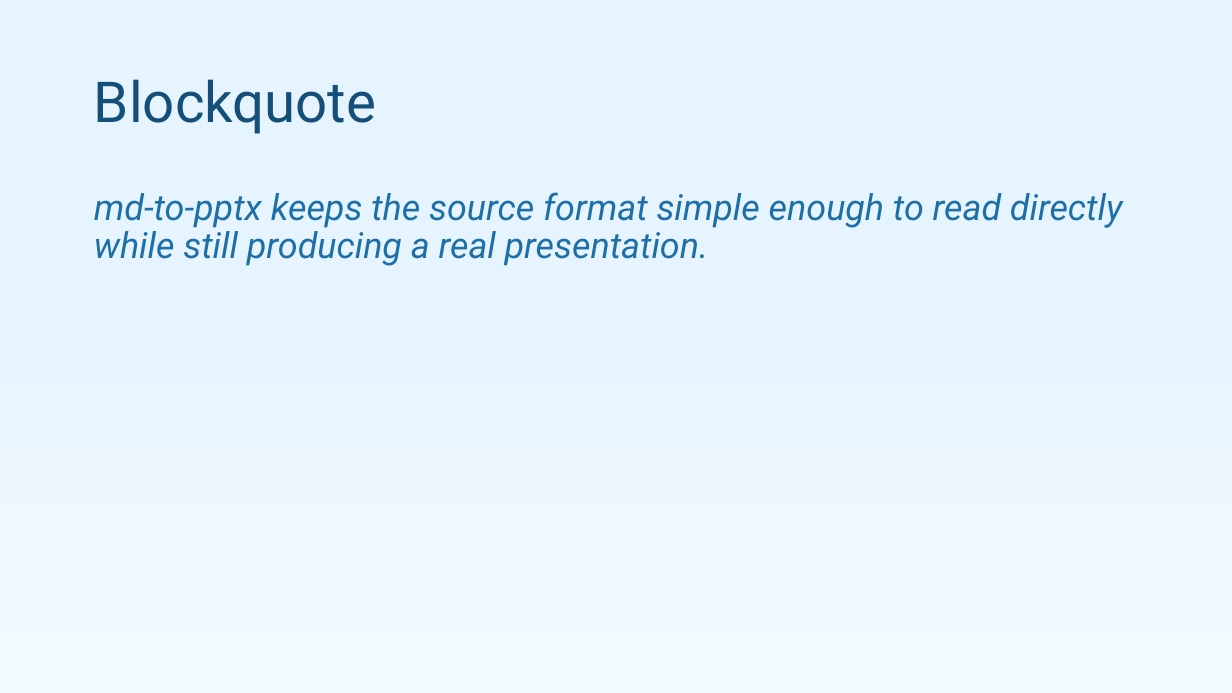
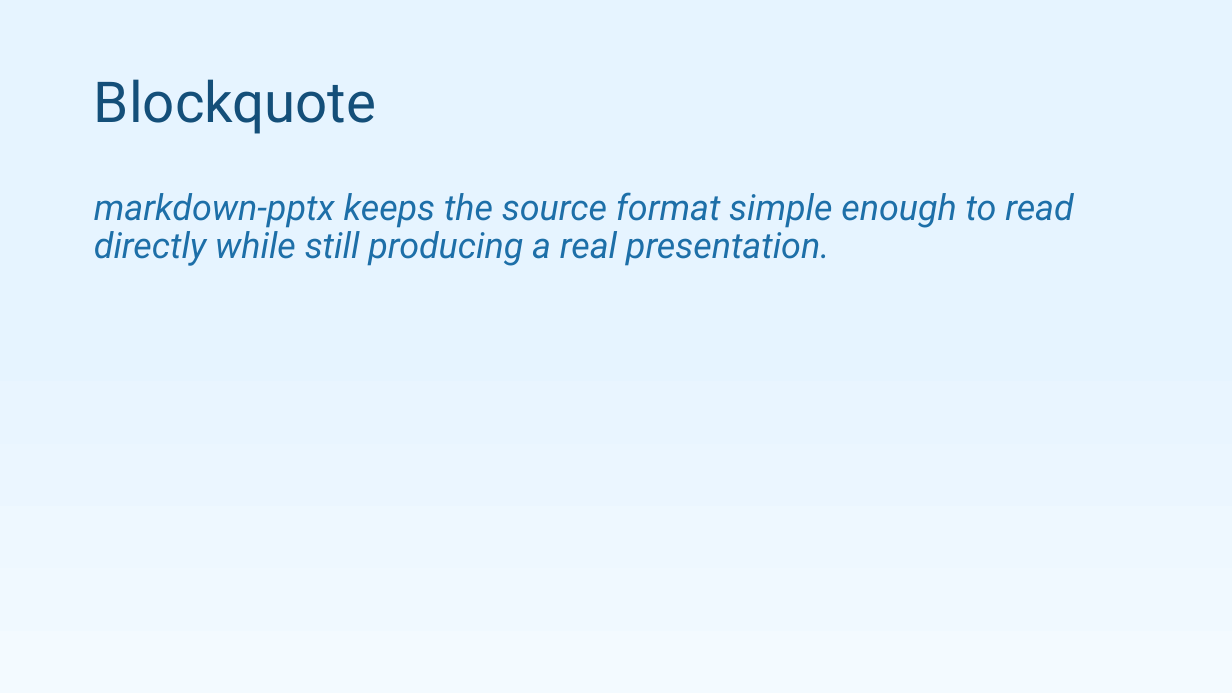
Before and after one commit to pseudosavant/md-to-pptx, a slide deck: slide 16 of sample/showcase.pptx. Drawn at 1232x693 pixels with LibreOffice and Linux fonts; fonts in the diff are those of the drawing. Boxes give left, top, right and bottom in pixels: in the first picture for what was removed or moved away, otherwise in the second. Text is boxed around its words. In the diff, an @@ line names an element or a change of style, - is before the commit and + after.

```diff
--- a/sample/showcase.pptx
+++ b/sample/showcase.pptx
@@ text at (94,192,1073,266): text changed @@
-md-to-pptx keeps the source format simple enough to read directly while still producing a real presentation.
+markdown-pptx keeps the source format simple enough to read directly while still producing a real presentation.
```
Also in this commit, not shown: 6 other slides changed.
